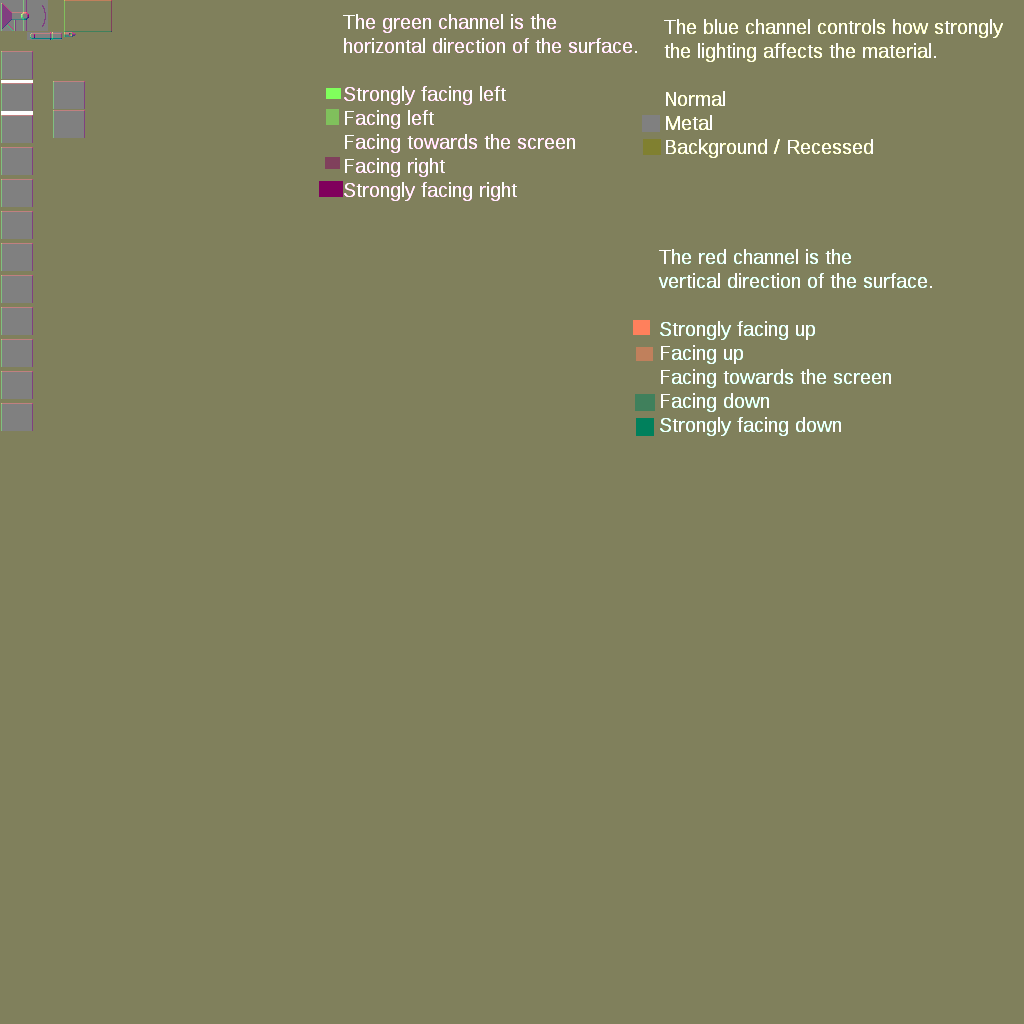
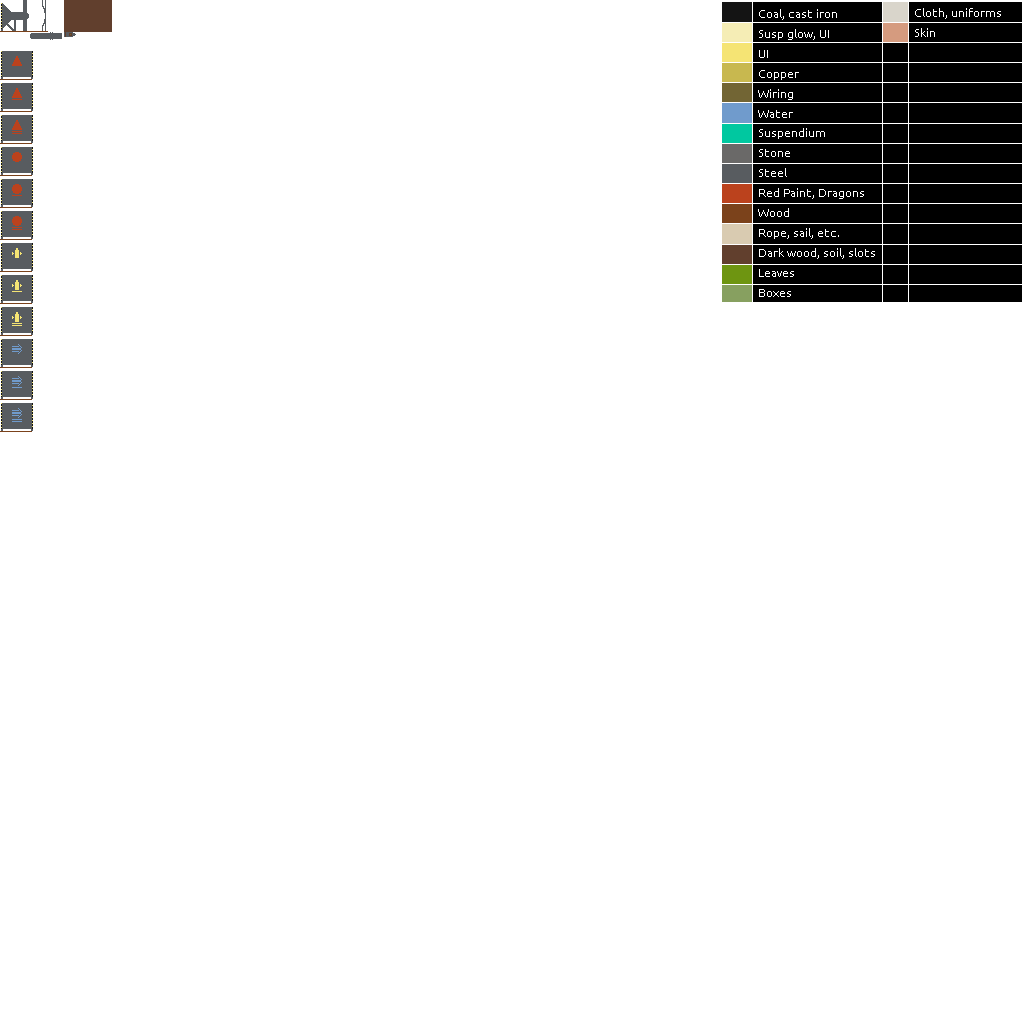
Comparing the layer stacks of the two 1024x1024 images. Changes:
hid group "my_spritesheet_bump" (3 layers) over [0, 0, 1024, 1024]
painted on "Shiny" over [1, 51, 33, 431]
painted on "Horizontal" over [1, 51, 33, 431]
painted on "Vertical" over [1, 60, 33, 429]
showed "my_spritesheet", painted on it over [0, 0, 1023, 432]
